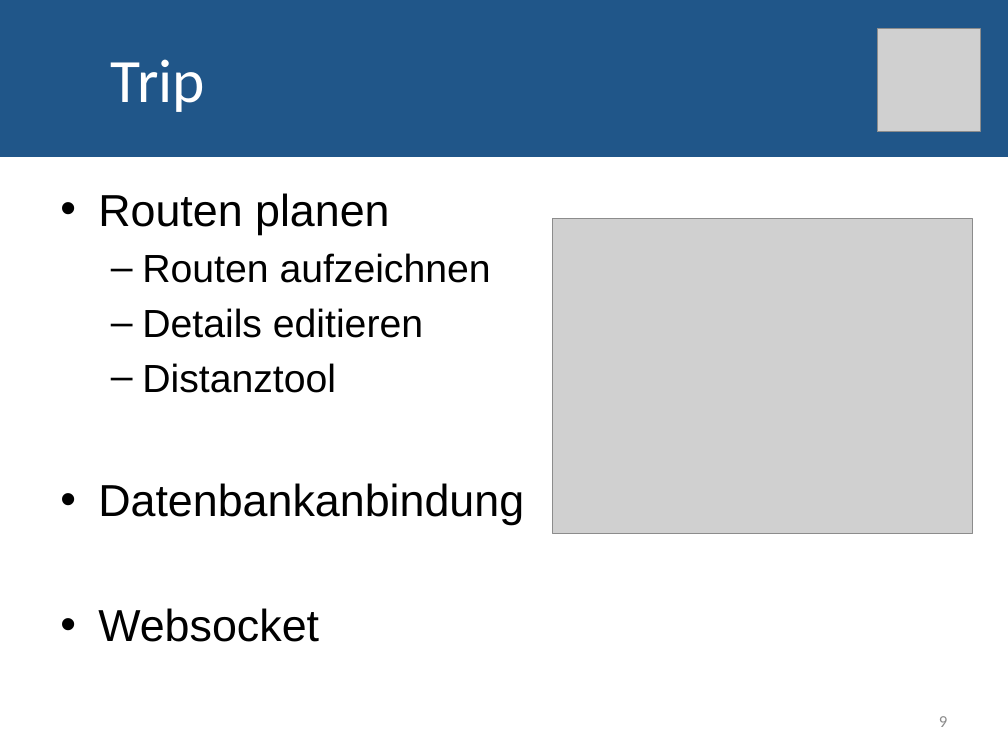
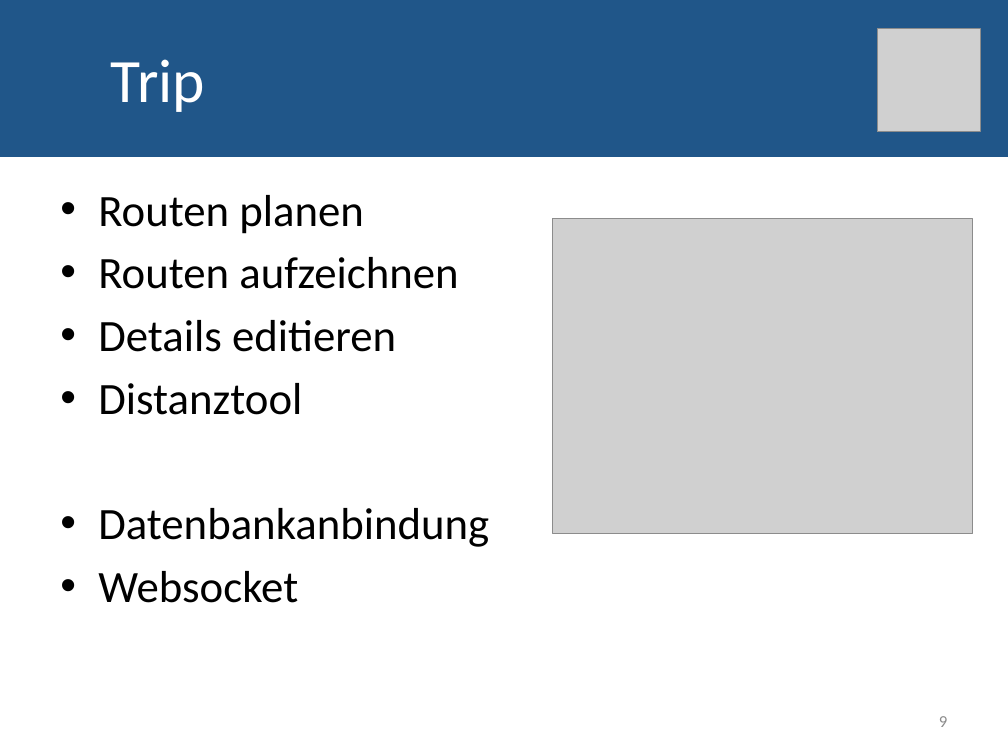
Before and after one commit to JoHae/htwg.seapal.akjjjh, a slide deck: slide 9 of docs/Seapal_Praesi.pptx. Drawn at 1008x756 pixels with LibreOffice and Linux fonts; fonts in the diff are those of the drawing; grey boxes stand for pictures. Boxes give left, top, right and bottom in pixels: in the first picture for what was removed or moved away, otherwise in the second. Text is boxed around its words. In the diff, an @@ line names an element or a change of style, - is before the commit and + after.

```diff
--- a/docs/Seapal_Praesi.pptx
+++ b/docs/Seapal_Praesi.pptx
@@ text "Routen planen" at [98,195,489,603]: font Arial to Calibri; size 28 to 32 pt in "Routen aufzeichnen", "Details editieren", "Distanztool"; bullet – to •; list level 2 to 1 in "Routen aufzeichnen"; list level 2 to 1 in "Details editieren"; list level 2 to 1 in "Distanztool" @@
```
Also in this commit, not shown: 2 other slides changed.
